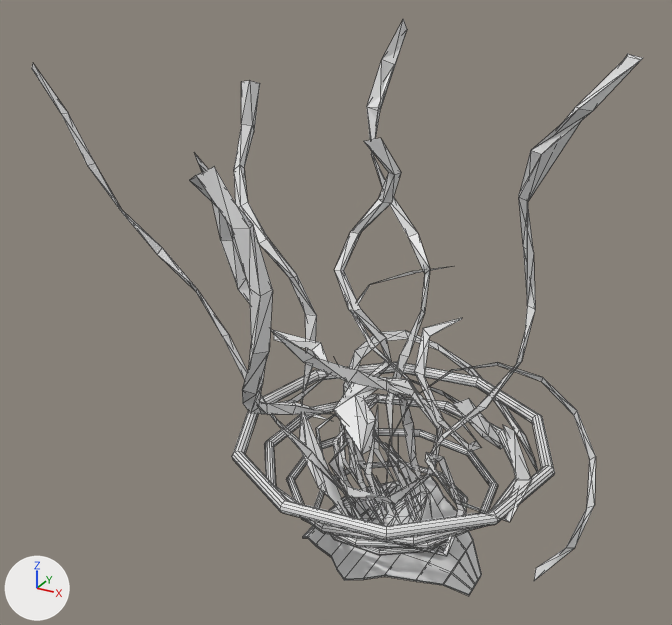
One commit to the OBJ model Assets/Models/RightShoulder/Epaule_0006.obj: the scene before it, then after it.
Rendered twice from a 50 mm lens placed at (0.63, -1.364, 1.113), pointed at (-0.136, 0.027, 0.418). The lights are fixed; the arrows at lower left show +X, +Y and +Z. Mesh edges are drawn as thin lines. Where no turn or scale is listed for an object, it has been applied to the vertices.

Names of what the first picture shows: 'Epaule_0006'.
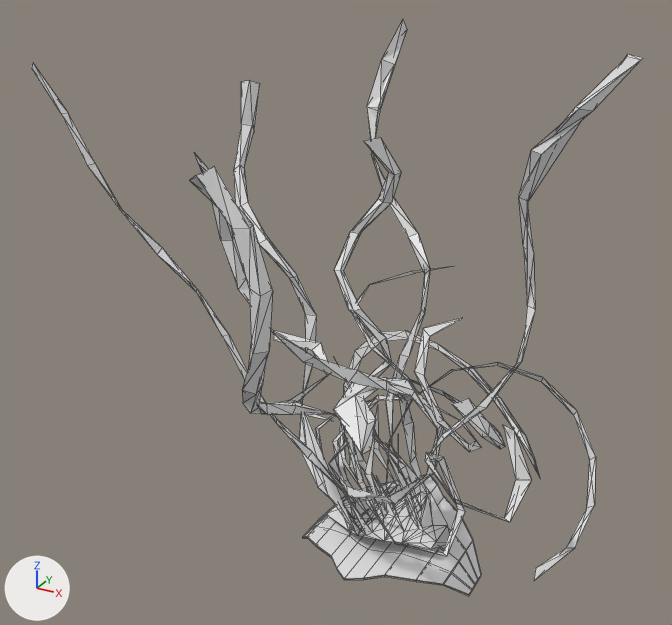
Location of each change, [x1, y1, x2, y2] in pixels of the pictures (672 x 625 px):
part 1 of me_epaule_0006, deleted
    before: [314, 461, 468, 555]
part 2 of me_epaule_0006, deleted
    before: [264, 394, 516, 546]
part 3 of me_epaule_0006, deleted
    before: [286, 428, 498, 549]
part 4 of me_epaule_0006, deleted
    before: [232, 362, 555, 540]

The change, as a diff of the scene's bpy script:
```diff
--- a/Assets/Models/RightShoulder/Epaule_0006.obj.py
+++ b/Assets/Models/RightShoulder/Epaule_0006.obj.py
@@ me_epaule_0006 @@
 me_epaule_0006.from_pydata(...)  # 1105 vertices, 1504 faces; spans x -0.574..0.363, y -0.373..0.467, z -0.07..0.919
 # used by ob_epaule_0006; location = (0.0, 0.0, 0.0)
+# me_epaule_0006 part 1: the loose piece of 120 vertices spanning x -0.152..0.152, y -0.145..0.145, z 0.047..0.059 is deleted
+# me_epaule_0006 part 2: the loose piece of 120 vertices spanning x -0.242..0.242, y -0.251..0.251, z 0.143..0.163 is deleted
+# me_epaule_0006 part 3: the loose piece of 120 vertices spanning x -0.198..0.198, y -0.2..0.2, z 0.095..0.111 is deleted
+# me_epaule_0006 part 4: the loose piece of 120 vertices spanning x -0.299..0.299, y -0.294..0.294, z 0.192..0.214 is deleted
```
